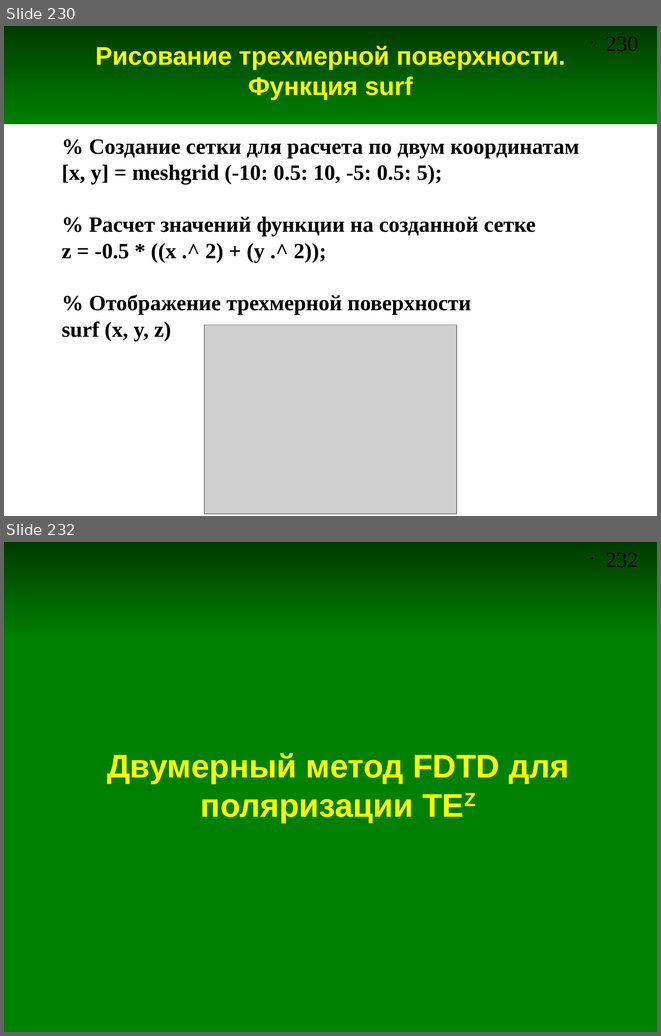
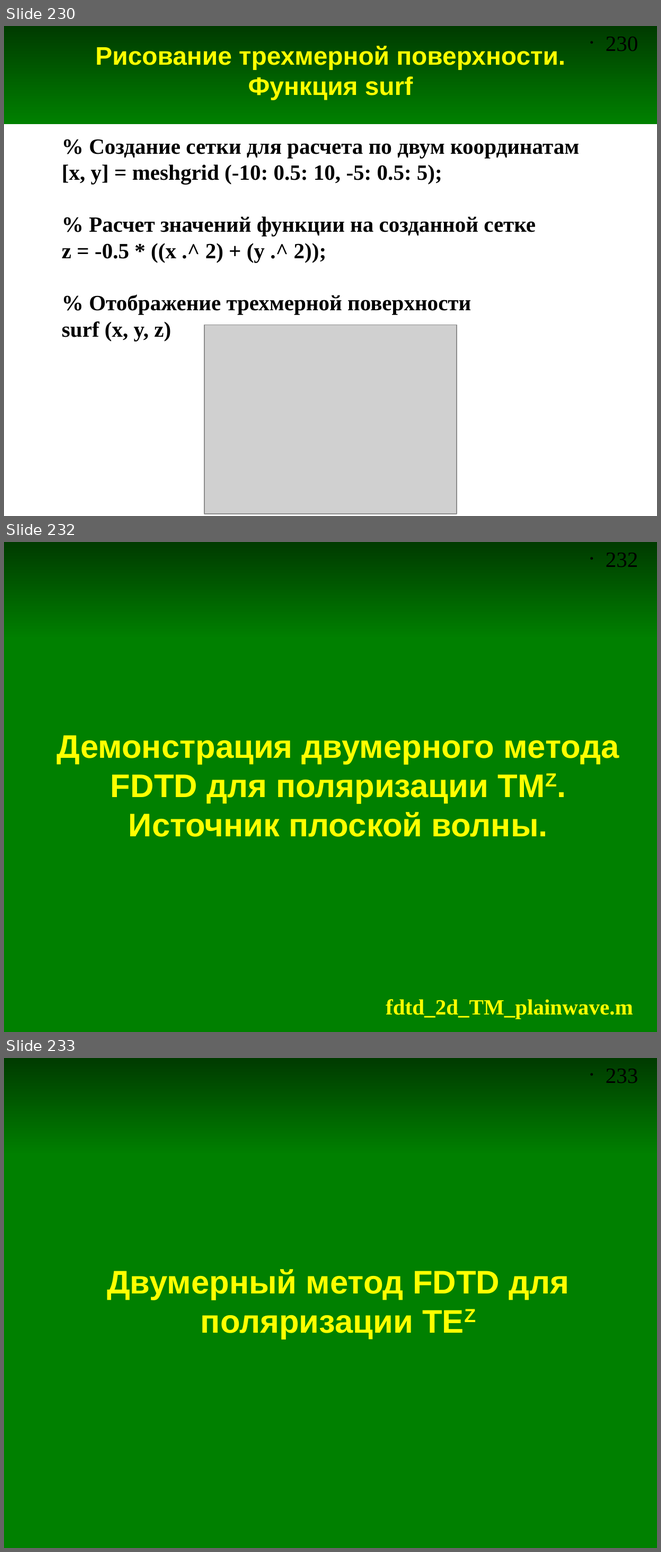
Before and after one commit to andris0147sv/modelling, a slide deck: presentations/2. FDTD.odp. Shown one above the other, each under a label of ours: slides 230 and 232 before the commit, slides 230, 232 and 233 after it; the slides between them are not shown. The pictures are 661x1036 and 661x1552 pixels, drawn with LibreOffice and Linux fonts; fonts in the diff are those of the drawing; grey boxes stand for pictures. Boxes give left, top, right and bottom in pixels: in the first picture for what was removed or moved away, otherwise in the second. Text is boxed around its words. In the diff, an @@ line names an element or a change of style, - is before the commit and + after.

```diff
--- a/presentations/2. FDTD.odp
+++ b/presentations/2. FDTD.odp
@@ slide 232 added at box(4, 542, 657, 1032), background #FFFFFF; not listed: 2 template elements that a slide beside it also shows @@
@@ rectangle added at box(4, 637, 657, 1032), fill #008000, outline #008000 0 pt @@
@@ title added at box(57, 735, 619, 837), 36 pt, text #FFFF00, bold @@
+Демонстрация двумерного метода FDTD для поляризации TMZ.
+Источник плоской волны.
@@ text added at box(386, 999, 633, 1018), 24 pt, text #FFFF00, bold @@
+fdtd_2d_TM_plainwave.m
@@ what was slide 232 is now slide 233 @@
@@ page number at box(606, 1069, 638, 1083): text changed @@
-• 232
+• 233
```
Also in this commit, not shown: 2 slides changed, 1 other slide added, 4 other files.
